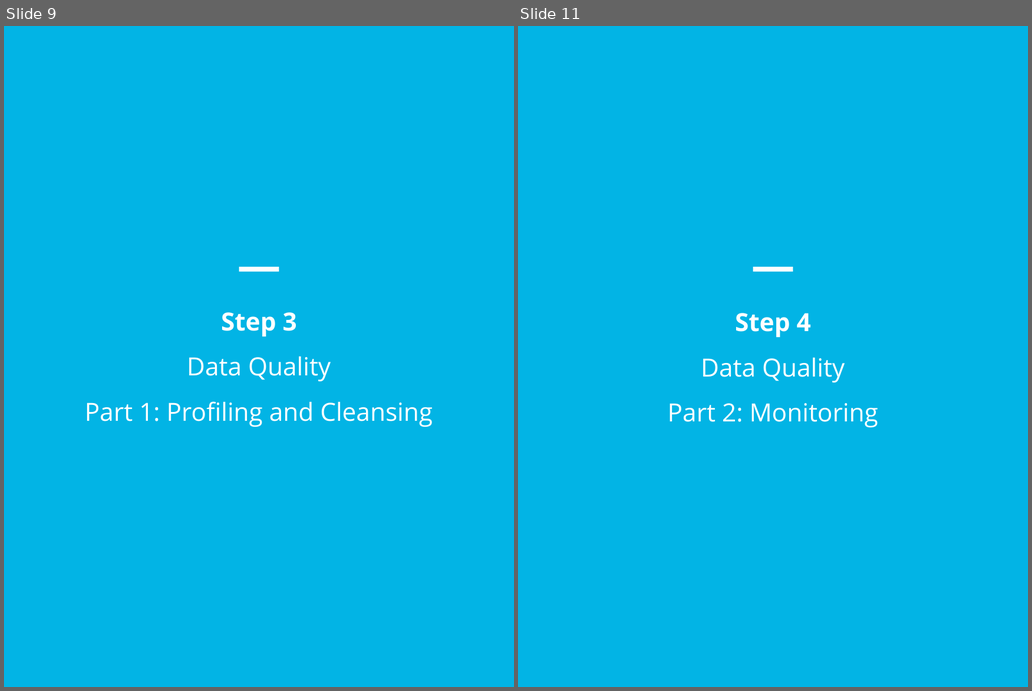
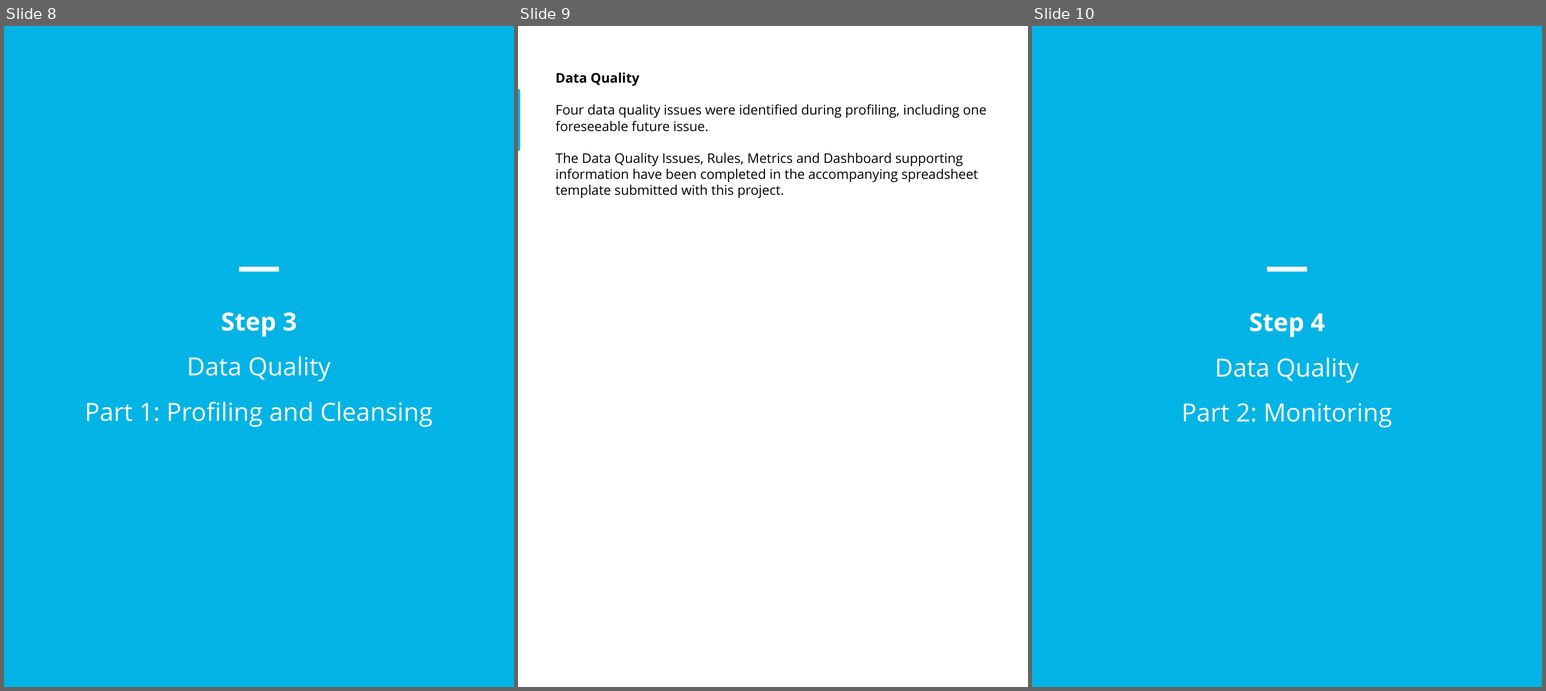
Before and after one commit to SwimLane2/udacity-ai-masters, a slide deck: Modules/03-Data-Architect/projects/Project 4 - SneakerPark Data Governance/report/Documentation/sneakerpark_data_governance.pptx. Shown side by side, each under a label of ours: slides 9 and 11 before the commit, slides 8, 9 and 10 after it; the slides between them are not shown. The pictures are 1032x691 and 1546x691 pixels, drawn with LibreOffice and Linux fonts; fonts in the diff are those of the drawing. Boxes give left, top, right and bottom in pixels: in the first picture for what was removed or moved away, otherwise in the second. Text is boxed around its words. In the diff, an @@ line names an element or a change of style, - is before the commit and + after.

Commit message:
Completed Project Documentation

```diff
--- a/Modules/03-Data-Architect/projects/Project 4 - SneakerPark Data Governance/report/Documentation/sneakerpark_data_governance.pptx
+++ b/Modules/03-Data-Architect/projects/Project 4 - SneakerPark Data Governance/report/Documentation/sneakerpark_data_governance.pptx
@@ slide 9 added at <box>518,26,1028,687</box>, background #FFFFFF @@
@@ text added at <box>556,72,987,198</box>, 16 pt, text #000000 @@
+Data Quality
+Four data quality issues were identified during profiling, including one foreseeable future issue.
+The Data Quality Issues, Rules, Metrics and Dashboard supporting information have been completed in the accompanying spreadsheet template submitted with this project.
@@ rectangle added at <box>518,89,520,150</box>, fill #02B4E5 @@
@@ what was slide 9 is now slide 8 @@
@@ what was slide 11 is now slide 10 @@
```
Also in this commit, not shown: 3 slides changed, 2 slides removed, 2 other files.
